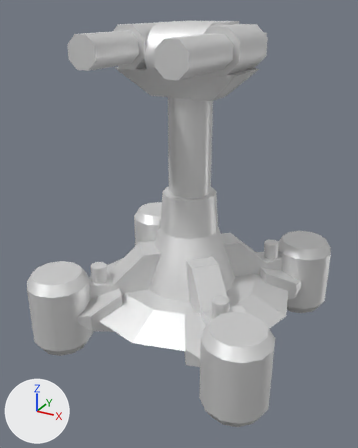
The glTF model glb/armgplat.glb as it was, and as the next commit left it.
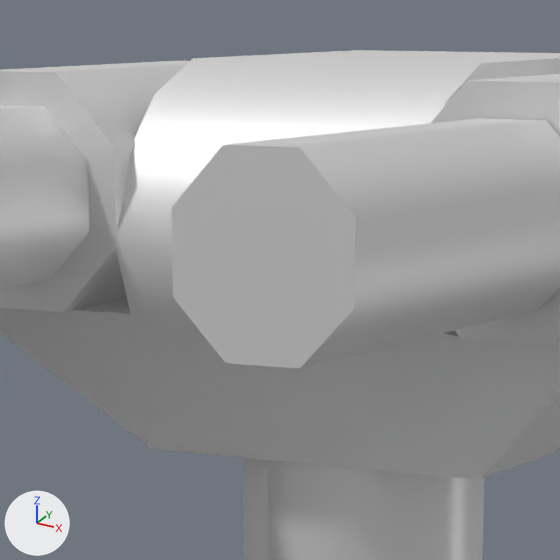
Old and new are each drawn whole from a 50 mm lens placed at (33.2, -63.7, 41.2), pointed at (-0.4, -2.6, 10.7) and again close up on the part from 34% to 64% of the width and 2% to 26% of the height. Arrows for +X, +Y and +Z are at lower left; the lights stay in place. The older version's two pictures come first.

In view in the first close-up: 'barrel1', 'barrel2', 'sleeves', 'turret'.
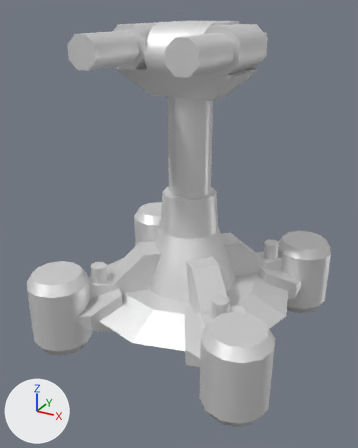
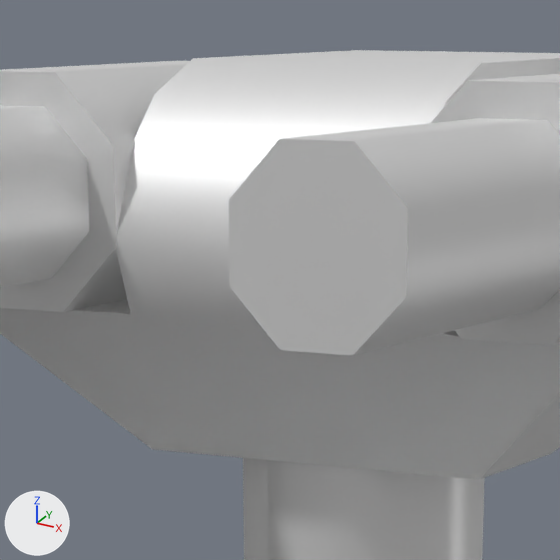
What changed in the scene script:
```text
Change ob_barrel2:
    ob_barrel2.location: (5.199, -6.613, 3.805) -> (5.199, -4.413, 3.805)
```

Where the change shows, as pixel boxes [x1, y1, x2, y2] in the close-ups (560 x 560 px):
'barrel2', moved
    before: [171, 118, 560, 369]
    after: [229, 118, 560, 355]
